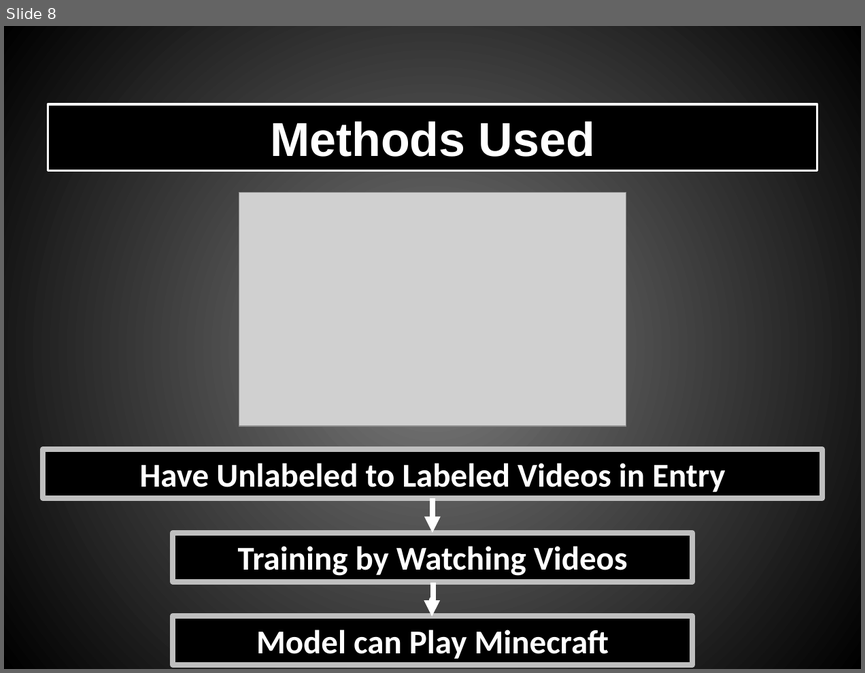
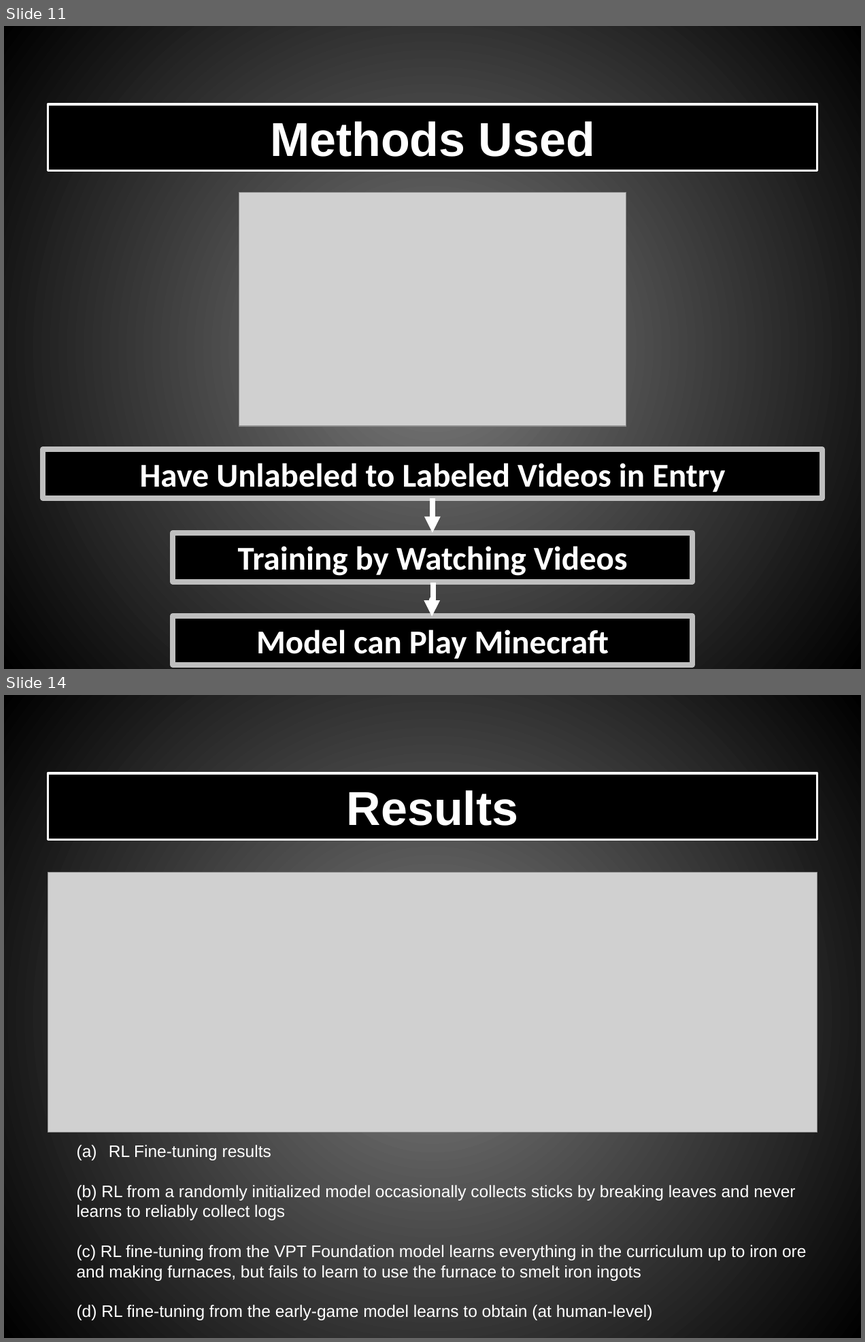
Before and after one commit to Shooterah/M1_DSC, a slide deck: Anglais/ORAL_3/Pereira_Doffemont_Minecraft_OpenAI.pptx. Shown one above the other, each under a label of ours: slide 8 before the commit, slides 11 and 14 after it; the slides between them are not shown. The pictures are 865x673 and 865x1342 pixels, drawn with LibreOffice and Linux fonts; fonts in the diff are those of the drawing; grey boxes stand for pictures. Boxes give left, top, right and bottom in pixels: in the first picture for what was removed or moved away, otherwise in the second. Text is boxed around its words. In the diff, an @@ line names an element or a change of style, - is before the commit and + after.

Commit message:
TP1 Deep Learning

```diff
--- a/Anglais/ORAL_3/Pereira_Doffemont_Minecraft_OpenAI.pptx
+++ b/Anglais/ORAL_3/Pereira_Doffemont_Minecraft_OpenAI.pptx
@@ slide 14 added at box(4, 695, 861, 1338), background gradient #7F7F7F to #000000 @@
@@ rectangle added at box(48, 774, 817, 840), fill #000000, outline #FFFFFF 2 pt, 40 pt, text #FFFFFF, bold @@
+Results
@@ picture added at box(48, 872, 817, 1132) @@
@@ text added at box(77, 1144, 806, 1320), 14 pt, text #FFFFFF @@
+(a) RL Fine-tuning results
+(b) RL from a randomly initialized model occasionally collects sticks by breaking leaves and never learns to reliably collect logs
+(c) RL fine-tuning from the VPT Foundation model learns everything in the curriculum up to iron ore and making furnaces, but fails to learn to use the furnace to smelt iron ingots
+(d) RL fine-tuning from the early-game model learns to obtain (at human-level)
@@ what was slide 8 is now slide 11 @@
```
Also in this commit, not shown: 1 slide changed, 5 other slides added, 1 slide removed, 5 other files.
